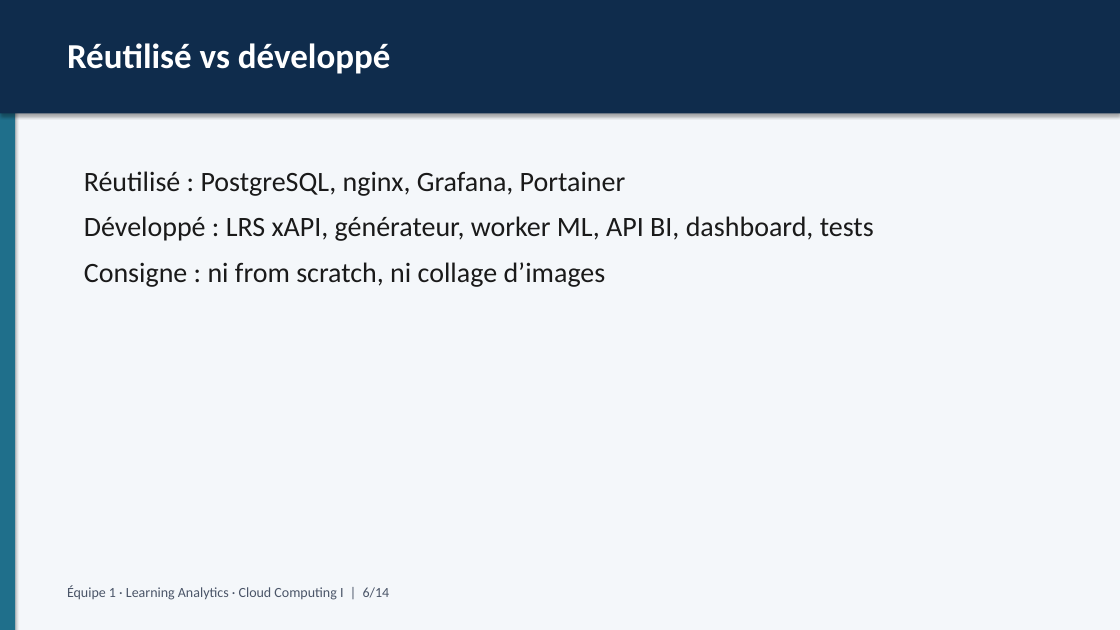
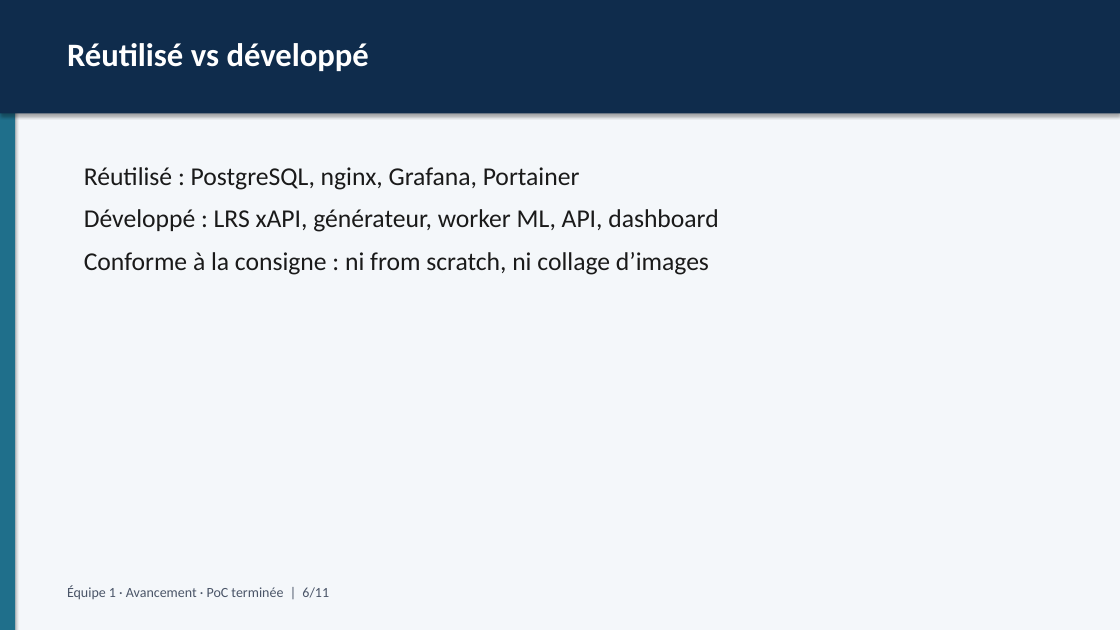
Before and after one commit to galaxie44/learning-analytics-educational-processes, a slide deck: slide 7 of docs/livrables/Presentation-Learning-Analytics.pptx. Drawn at 1120x630 pixels with LibreOffice and Linux fonts; fonts in the diff are those of the drawing. Boxes give left, top, right and bottom in pixels: in the first picture for what was removed or moved away, otherwise in the second. Text is boxed around its words. In the diff, an @@ line names an element or a change of style, - is before the commit and + after.

Commit message:
Add complete avancement presentation (PoC finished narrative).

```diff
--- a/docs/livrables/Presentation-Learning-Analytics.pptx
+++ b/docs/livrables/Presentation-Learning-Analytics.pptx
@@ text "Réutilisé vs développé" at [67, 43, 369, 71]: size 30 to 28 pt @@
@@ text at [84, 167, 580, 190]: size 24 to 22 pt in "Réutilisé : PostgreSQL, nginx, Grafana, Portainer" @@
@@ text at [84, 209, 718, 275]: text changed; size 24 to 22 pt @@
-Développé : LRS xAPI, générateur, worker ML, API BI, dashboard, tests
-Consigne : ni from scratch, ni collage d’images
+Développé : LRS xAPI, générateur, worker ML, API, dashboard
+Conforme à la consigne : ni from scratch, ni collage d’images
@@ text at [67, 585, 329, 599]: text changed @@
-Équipe 1 · Learning Analytics · Cloud Computing I | 6/14
+Équipe 1 · Avancement · PoC terminée | 6/11
```
Also in this commit, not shown: 5 other slides changed, 6 slides added, 9 slides removed, 3 other files.
